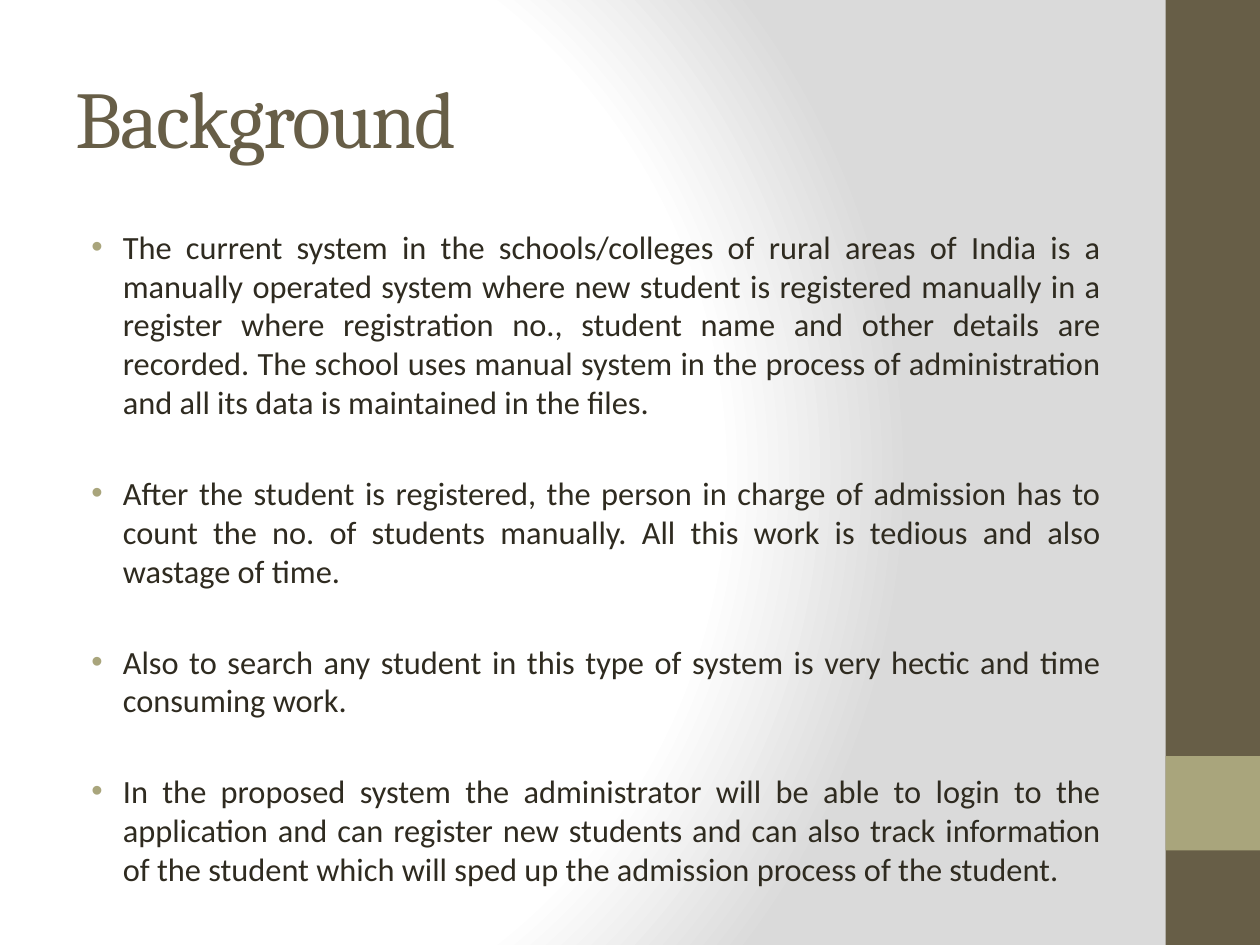
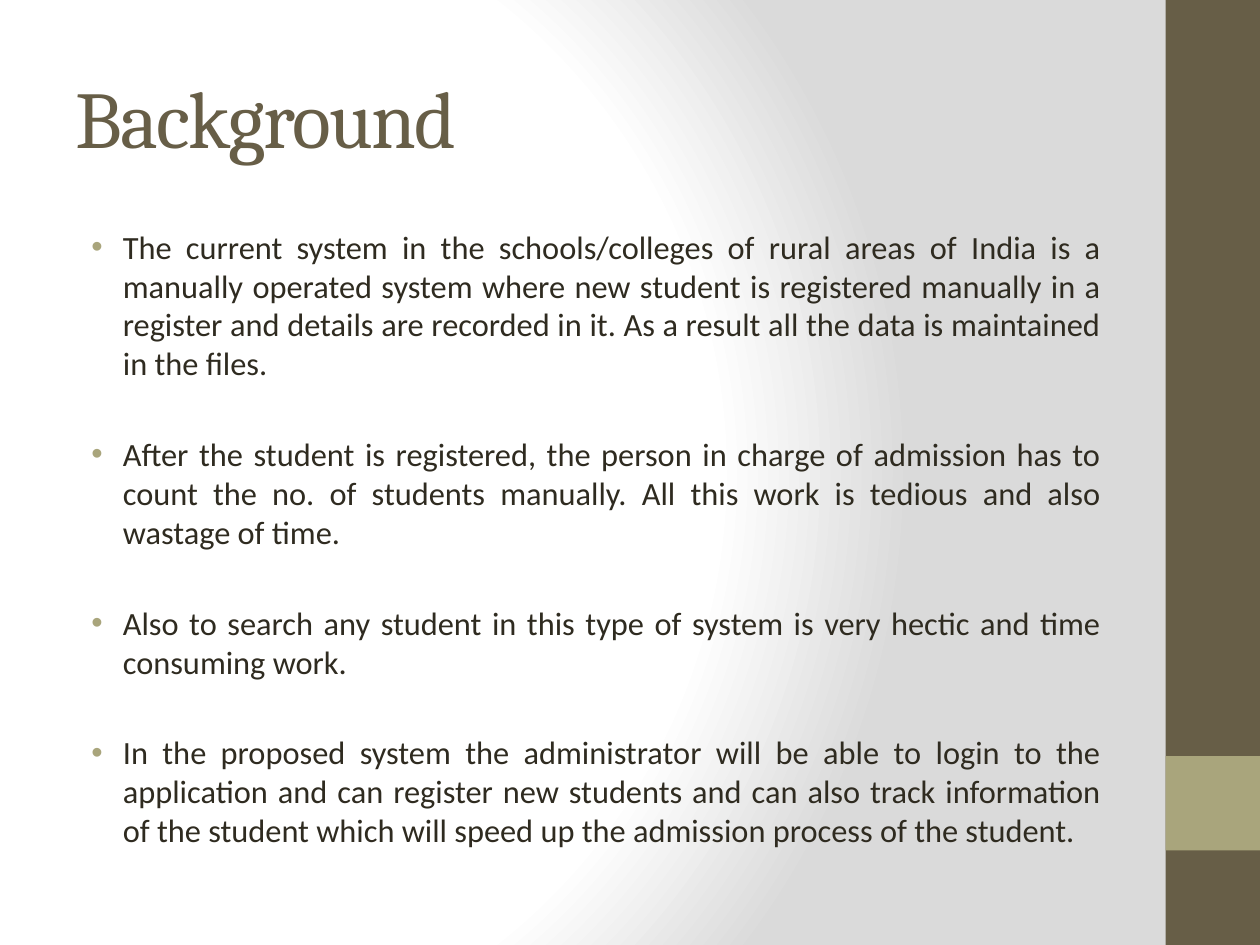
Before and after one commit to abhiyankgoyal/internshipProject, a slide deck: slide 6 of Internship Presentation.pptx. Drawn at 1260x945 pixels with LibreOffice and Linux fonts; fonts in the diff are those of the drawing. Boxes give left, top, right and bottom in pixels: in the first picture for what was removed or moved away, otherwise in the second. Text is boxed around its words. In the diff, an @@ line names an element or a change of style, - is before the commit and + after.

Commit message:
update admission page style

```diff
--- a/Internship Presentation.pptx
+++ b/Internship Presentation.pptx
@@ text at [123,236,1101,376]: text changed @@
-• The current system in the schools/colleges of rural areas of India is a manually operated system where new student is registered manually in a register where registration no., student name and other details are recorded. The school uses manual system in the process of administration and all its data is maintained in the files.
+• The current system in the schools/colleges of rural areas of India is a manually operated system where new student is registered manually in a register and details are recorded in it. As a result all the data is maintained in the files.
@@ text at [123,741,1100,848]: text changed @@
-• In the proposed system the administrator will be able to login to the application and can register new students and can also track information of the student which will sped up the admission process of the student.
+• In the proposed system the administrator will be able to login to the application and can register new students and can also track information of the student which will speed up the admission process of the student.
```
Also in this commit, not shown: 8 other slides changed, 3 other files.
